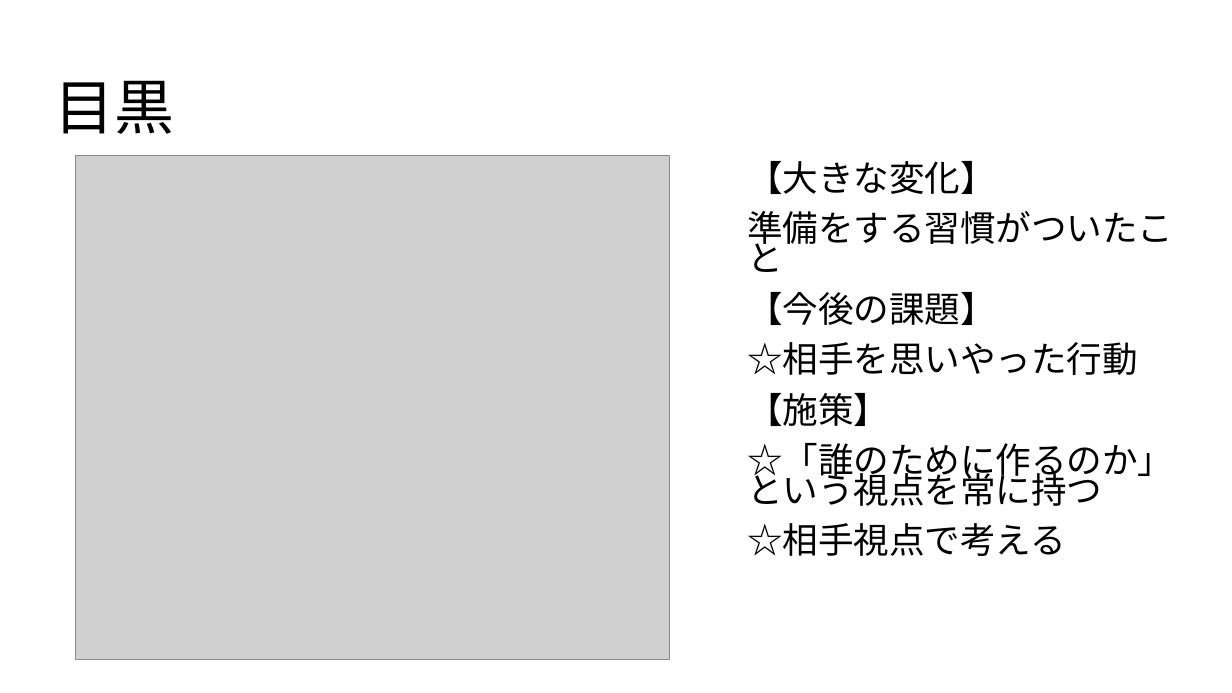
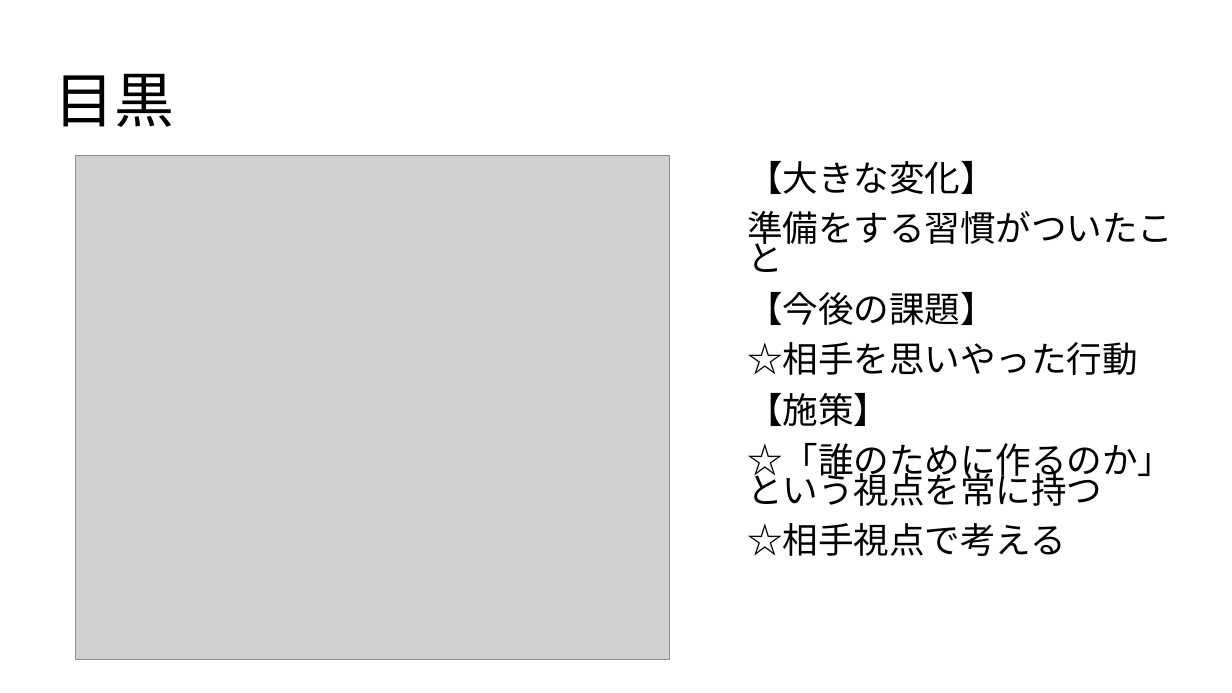
Before and after one commit to dojo2022/C-4, a slide deck: slide 34 of C-4_配布資料/C４_発表スライド.pptx. Drawn at 1232x693 pixels with LibreOffice and Linux fonts; fonts in the diff are those of the drawing; grey boxes stand for pictures. Boxes give left, top, right and bottom in pixels: in the first picture for what was removed or moved away, otherwise in the second. Text is boxed around its words. In the diff, an @@ line names an element or a change of style, - is before the commit and + after.

```diff
--- a/C-4_配布資料/C４_発表スライド.pptx
+++ b/C-4_配布資料/C４_発表スライド.pptx
@@ title "目黒": place and size @@
-title "目黒" at <box>54,80,174,134</box>
+title "目黒" at <box>54,73,174,127</box>
```
Also in this commit, not shown: 18 other slides changed.
